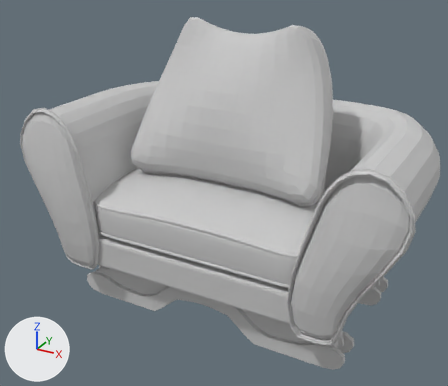
The FBX model Assets/LivingRoom/dongHee/mesh/unwrap/MSG_Lr_bentsofa_2.FBX, before and after one commit.
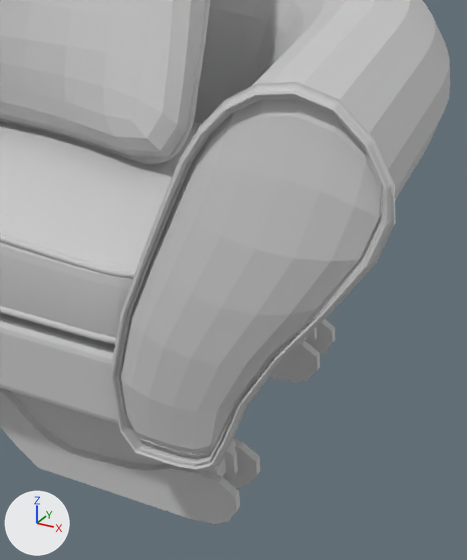
The first picture shows the older version from a 50 mm lens placed at (1.55, -3.02, 1.4), pointed at (-0.06, -0.1, -0.06). The close-ups show both versions on the part from 53% to 100% of the width and 34% to 100% of the height of that picture; other places that the commit changed are outside them. Arrows for +X, +Y and +Z are at lower left; the lights stay in place. Where no turn or scale is listed for an object, it has been applied to the vertices.

The first close-up shows 'MSG_Lr_bentsofa_2'.
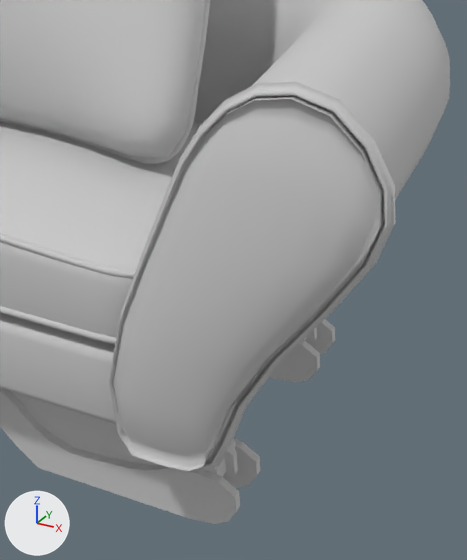
Changed parts and their boxes [x1, y1, x2, y2] in the close-ups (467 x 560 px; the box of a moved part takes in the faces that stretch with it):
'MSG_Lr_bentsofa_2', reshaped, shading changed: [0, 0, 450, 524] in both
part 1 of me_mesh, moved or reshaped: before [117, 99, 381, 465]; after [109, 95, 383, 471]
part 2 of me_mesh, shading changed: [0, 0, 450, 524] in both

Edits to the bpy script that builds the scene:
```text
Change me_mesh:
    used by ob_msg_lr_bentsofa_2; location = (0.0, 0.0, 0.0)
    remove me_mesh.from_pydata(...)  # 12475 vertices, 12370 faces; spans x -1.12..1.13, y -0.67..0.67, z -0.75..0.9
    add me_mesh.from_pydata(...)  # 12475 vertices, 12370 faces; spans x -1.12..1.13, y -0.68..0.67, z -0.75..0.9
    me_mesh part 1: the loose piece of 97 vertices spanning x 0.58..1.12, y -0.65..-0.57, z -0.5..0.42 is moved by (-0.01, -0.03, 0.0)
    me_mesh part 2: edges marked sharp go from 18820 to 1410
```
